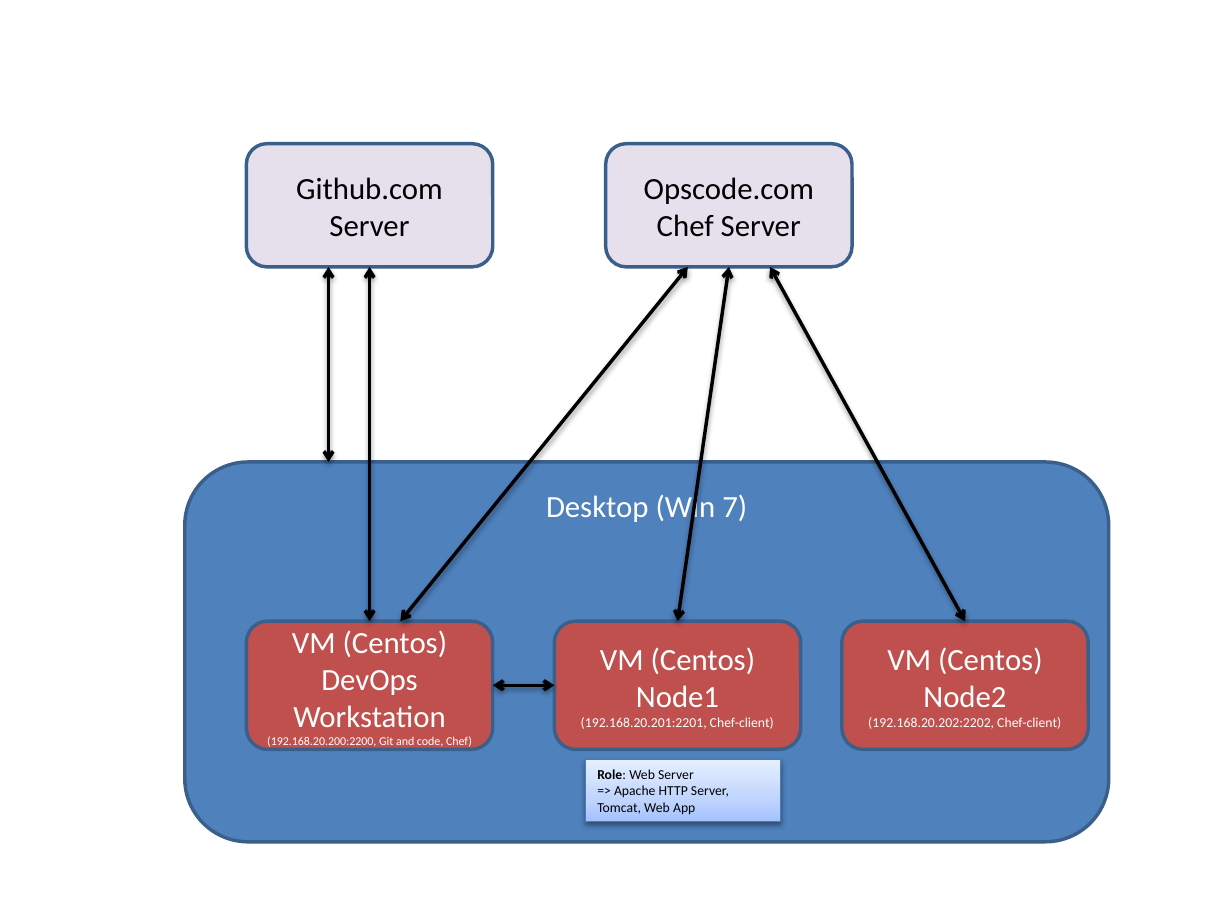
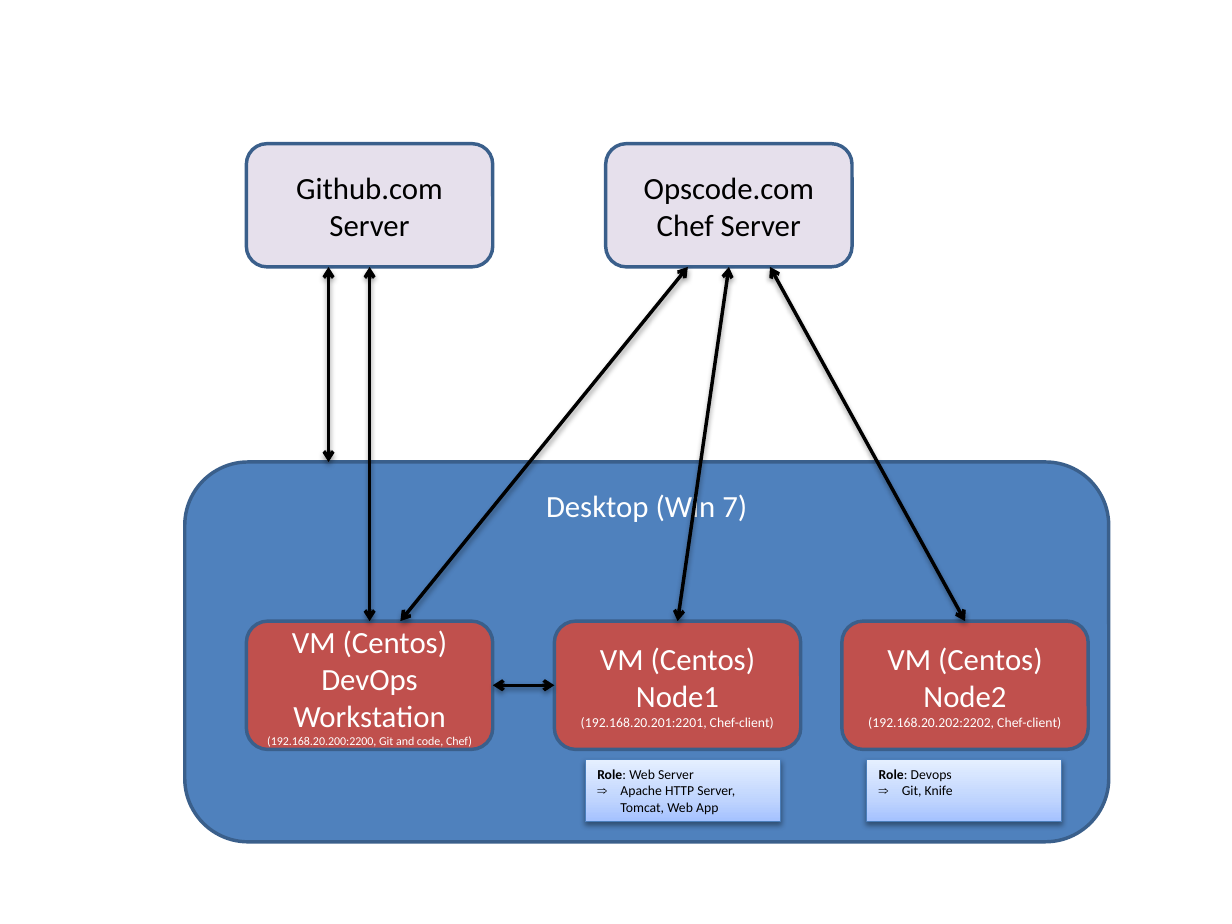
Before and after one commit to gsvicky/DevOps, a slide deck: slide 1 of DevOps Architecture.pptx. Drawn at 1232x924 pixels with LibreOffice and Linux fonts; fonts in the diff are those of the drawing. Boxes give left, top, right and bottom in pixels: in the first picture for what was removed or moved away, otherwise in the second. Text is boxed around its words. In the diff, an @@ line names an element or a change of style, - is before the commit and + after.

Commit message:
Devops setup

```diff
--- a/DevOps Architecture.pptx
+++ b/DevOps Architecture.pptx
@@ rectangle added at <box>866,760,1061,822</box>, fill gradient #A4C4FF to #BFD4FF to #E6EEFF, outline #4B7EBC 0.75 pt, 8 pt, text #000000 @@
+Role: Devops
+⇒ Git, Knife
@@ text in rectangle at <box>620,785,735,815</box>: text changed @@
-=> Apache HTTP Server, Tomcat, Web App
+⇒ Apache HTTP Server, Tomcat, Web App
```
Also in this commit, not shown: 3 other files.
